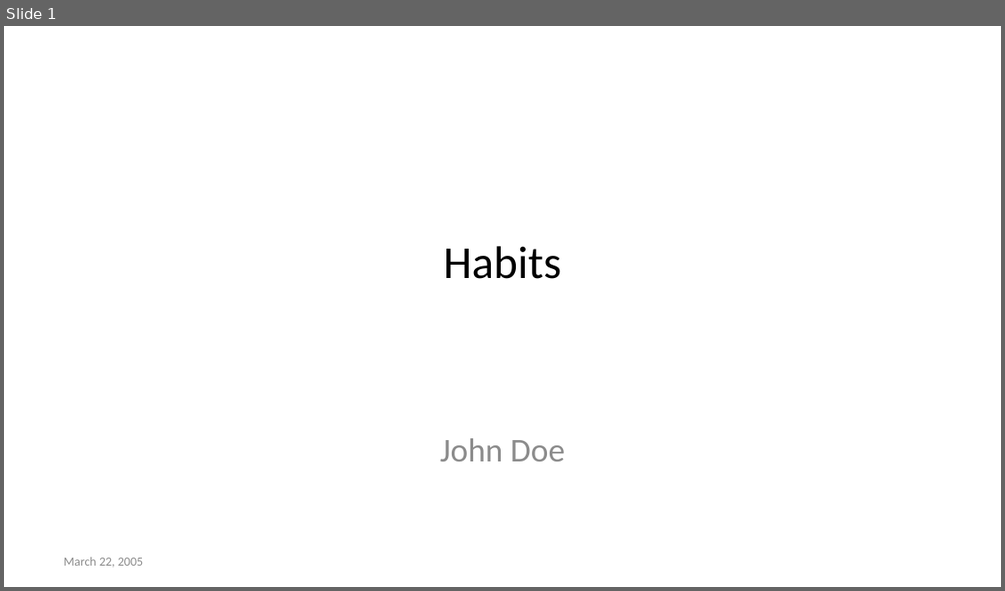
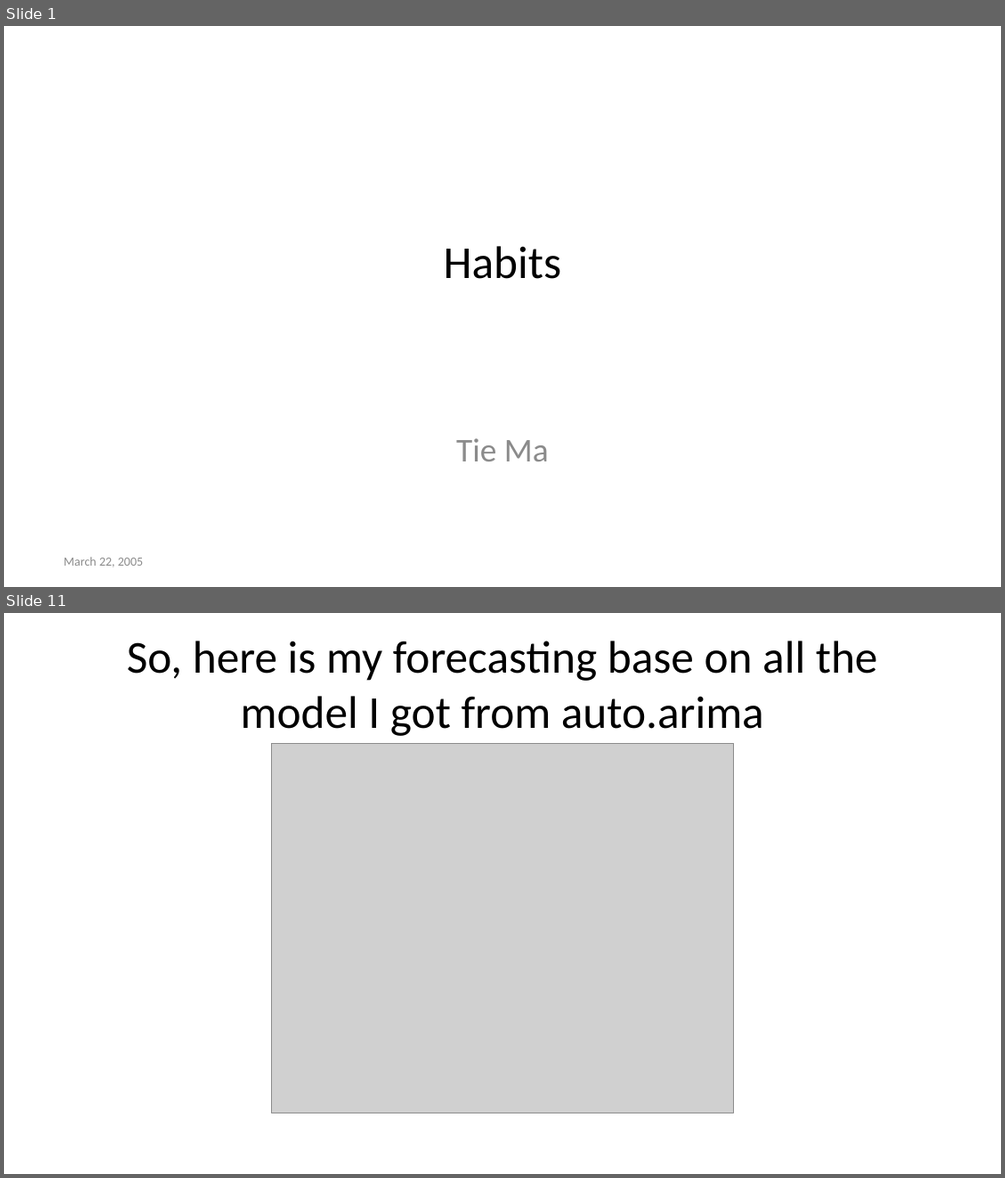
Before and after one commit to Allisterh/VAR_conditional_forecast-ECON-493-forcasting-economy, a slide deck: The research project/The_power_point.pptx. Shown one above the other, each under a label of ours: slide 1 before the commit, slides 1 and 11 after it; the slides between them are not shown. The pictures are 1005x591 and 1005x1178 pixels, drawn with LibreOffice and Linux fonts; fonts in the diff are those of the drawing; grey boxes stand for pictures. Boxes give left, top, right and bottom in pixels: in the first picture for what was removed or moved away, otherwise in the second. Text is boxed around its words. In the diff, an @@ line names an element or a change of style, - is before the commit and + after.

```diff
--- a/The research project/The_power_point.pptx
+++ b/The research project/The_power_point.pptx
@@ slide 11 added at (x1=4, y1=613, x2=1001, y2=1174), background #FFFFFF @@
@@ title added at (x1=127, y1=641, x2=878, y2=736), 33 pt, text #000000 @@
+So, here is my forecasting base on all the model I got from auto.arima
@@ picture added at (x1=271, y1=744, x2=734, y2=1113) @@
@@ slide 1 changed as well @@
@@ subtitle at (x1=456, y1=438, x2=549, y2=461): text changed @@
-John Doe
+Tie Ma
```
Also in this commit, not shown: 1 other slide changed, 11 other slides added, 6 slides removed, 7 other files.
